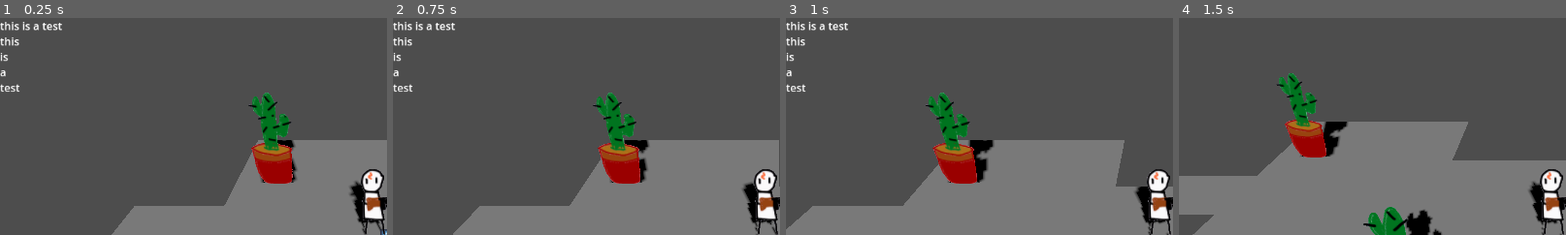
Above: before the commit, frames 1-4 (left to right).
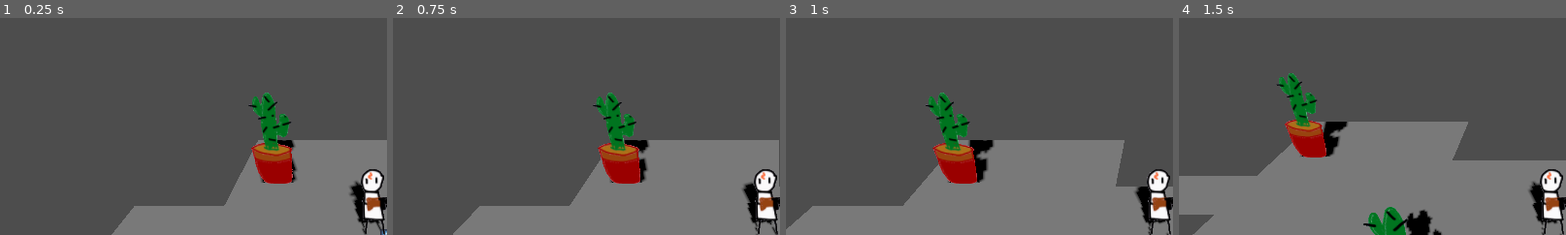
Above: after the commit, the same moments.

Repository: gmuGADIG/DEADSHOT
Game: Godot game, scene res://test_scenes/demo1/demo_b.tscn
The game is run twice, just before and just after one commit, with the same random seed, the same clock (stepped at 60 frames per second) and the same inputs. This scene is started directly instead of the project's main scene. The engine's default icon, where the game draws it, is replaced by a stand-in: a white triangle on a blue panel in a dark square.
Inputs (mouse positions are % of the whole screen's width and height, from its top left):
- Up to frame 1 (0.25 s): no input
- Up to frame 2 (0.75 s): tap Enter at 0.5 s; move the mouse to (72, 45) at 0.52 s; hold D (move_right) from 0.53 s (still down); click (72, 45) at 0.6 s
- Up to frame 3 (1 s): keep holding D (move_right)
- Up to frame 4 (1.5 s): move the mouse to (30, 55) at 1.27 s; release D (move_right) at 1.28 s; hold S (move_down) from 1.28 s (still down); tap E (interact) at 1.35 s
The pictures show only the part of the screen within x 0-50%, y 0-50%; the shares and areas given below are measured in that part.

The runs differ from the first frame. In frame 1, 0.6% of the frame differs, in the area x 0-17%, y 1-34%; in frame 2, 0.6%; in frame 3, 0.6%; in frame 4, nothing differs.

Commit message:
Added test dialogue to demo

Diff:
--- a/systems/dialog/dialog.tscn
+++ b/systems/dialog/dialog.tscn
@@ -12,15 +12,19 @@
 script = ExtResource("1_luyus")
 
 [node name="RichTextLabel" type="RichTextLabel" parent="."]
-layout_mode = 0
-offset_right = 564.0
-offset_bottom = 294.0
+layout_mode = 1
+anchors_preset = 7
+anchor_left = 0.5
+anchor_top = 1.0
+anchor_right = 0.5
+anchor_bottom = 1.0
+offset_left = -282.0
+offset_top = -177.0
+offset_right = 282.0
+offset_bottom = -39.0
+grow_horizontal = 2
+grow_vertical = 0
 bbcode_enabled = true
-text = "this is a test
-this
-is
-a
-test"
 
 [node name="LineTimer" type="Timer" parent="."]
 one_shot = true
--- a/test_scenes/demo1/demo_b.tscn
+++ b/test_scenes/demo1/demo_b.tscn
@@ -44,6 +44,7 @@
 
 [node name="Right" parent="." index="2" instance=ExtResource("4_l2hbl")]
 transform = Transform3D(1, 0, 0, 0, 1, 0, 0, 0, 1, 20.351158, 0, 0.9043428)
+target_scene = "uid://iqjqbj46lpwy"
 target_entry_point = "TODO"
 
 [node name="Left" type="Marker3D" parent="EntryPoints" index="0"]
--- a/test_scenes/dialog/dialog.tres
+++ b/test_scenes/dialog/dialog.tres
@@ -4,9 +4,7 @@
 
 [resource]
 script = ExtResource("1_22tyn")
-dialog = "line 1
-line 2
-line 3
-line 4
-line 5"
+dialog = "(Testing the dialogue)
+You win!
+You're awesome :)"
 metadata/_custom_type_script = "uid://rvaetvwo5p3h"
